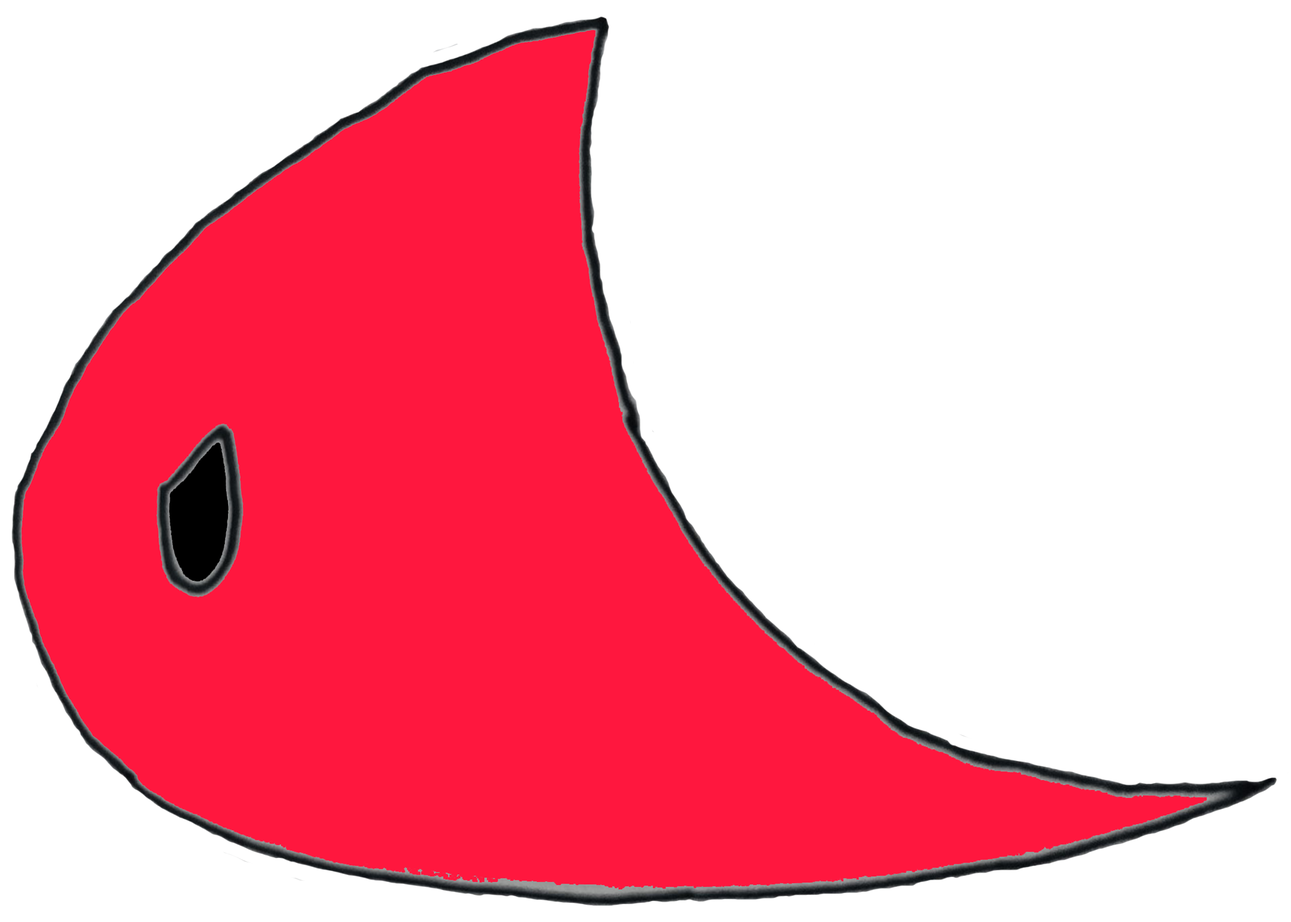
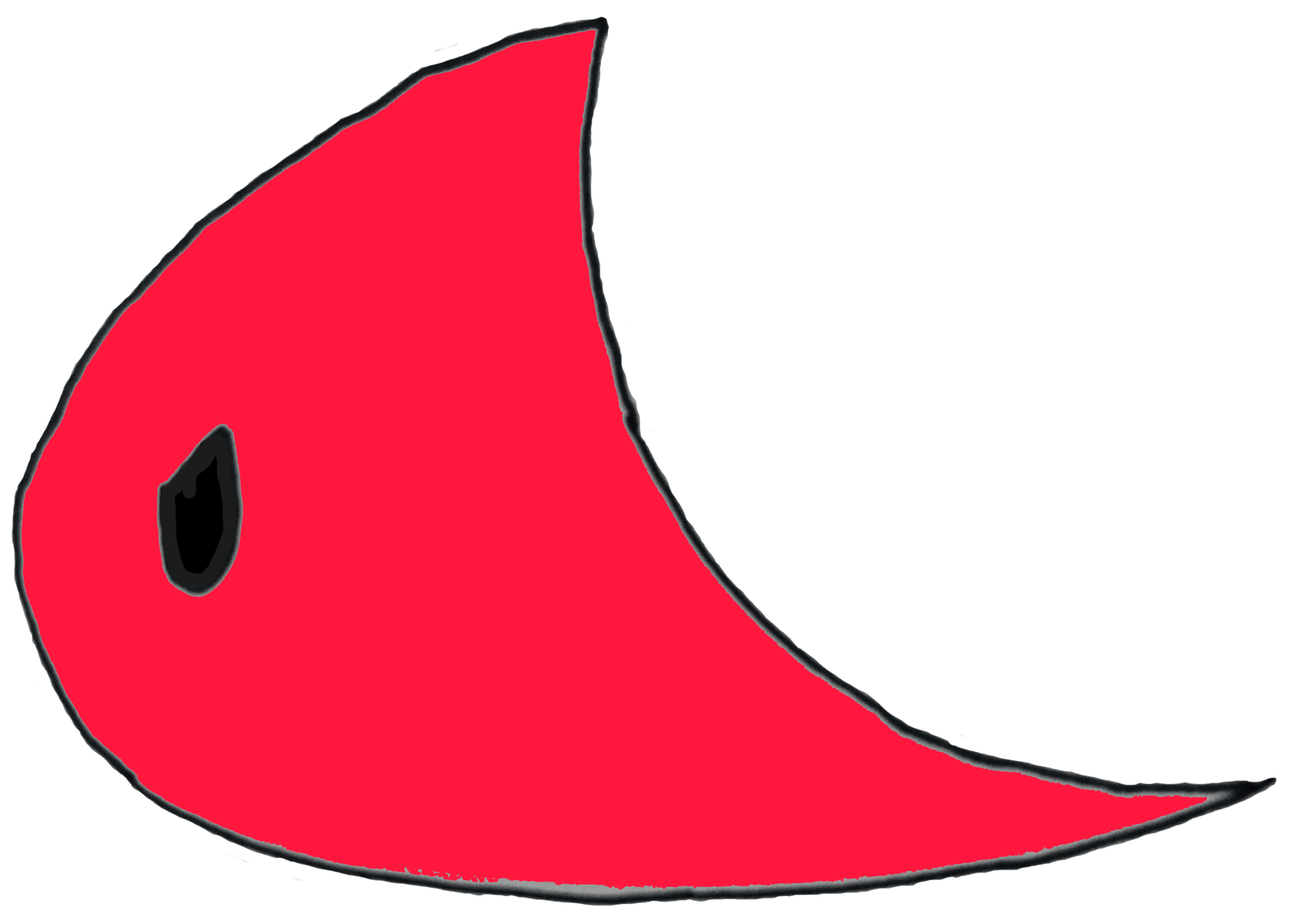
Two versions of the same layered image (1291 x 922). Layer-by-layer changes:
painted on "Enemy 1" over (x1=161, y1=436, x2=237, y2=588)
